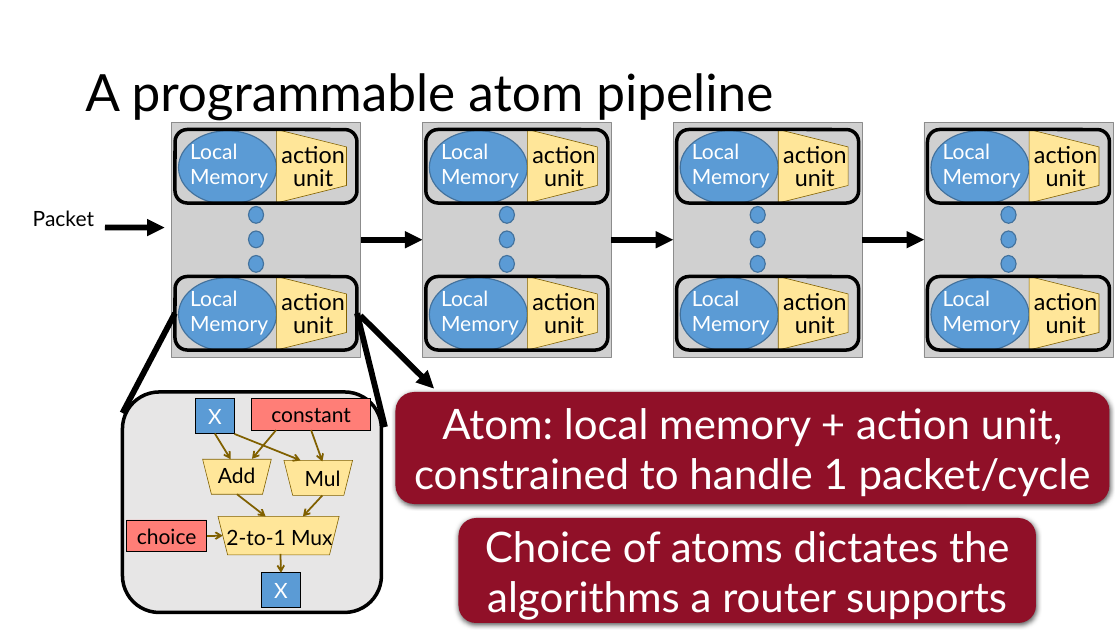
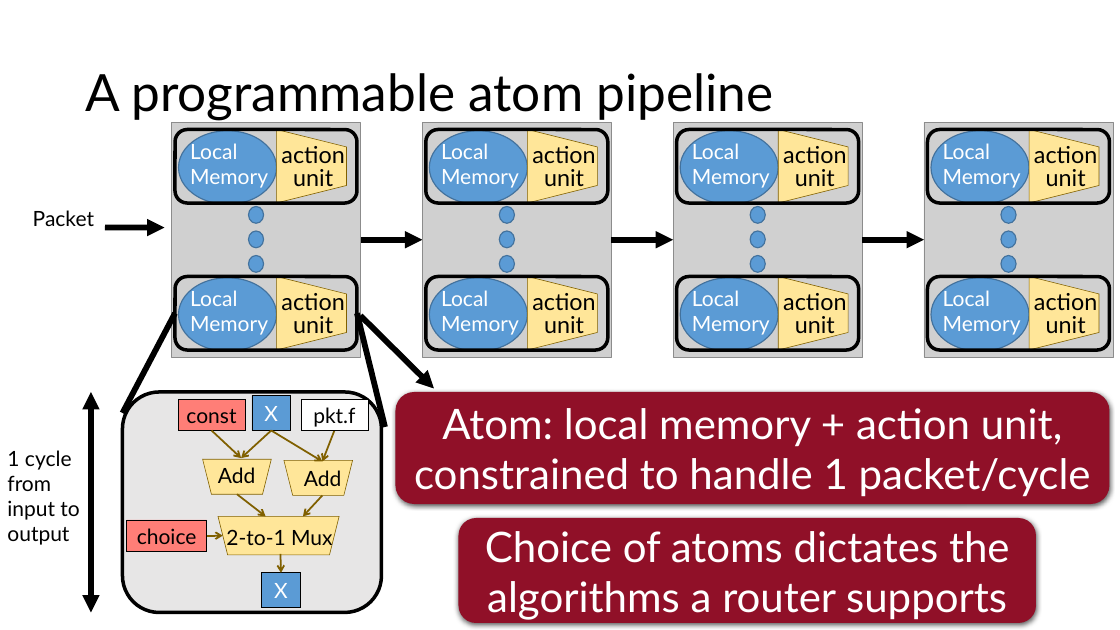
Before and after one commit to anirudhSK/pifo-domino-marple-ppts, a slide deck: slide 12 of combined_domino_pifo.pptx. Drawn at 1120x630 pixels with LibreOffice and Linux fonts; fonts in the diff are those of the drawing; grey boxes stand for pictures. Boxes give left, top, right and bottom in pixels: in the first picture for what was removed or moved away, otherwise in the second. Text is boxed around its words. In the diff, an @@ line names an element or a change of style, - is before the commit and + after.

Commit message:
More improvements to the fixed-function and atom pipelines

```diff
--- a/combined_domino_pifo.pptx
+++ b/combined_domino_pifo.pptx
@@ double arrow added from (91, 392) to (91, 613), #000000 5 pt @@
@@ rectangle "const": place and size @@
-rectangle "const" at <box>252,398,371,430</box>
+rectangle "const" at <box>178,399,245,431</box>
@@ text in rectangle at <box>186,409,236,423</box>: text changed @@
-constant
+const
@@ rectangle "X": place and size @@
-rectangle "X" at <box>196,398,234,434</box>
+rectangle "X" at <box>252,396,291,431</box>
@@ rectangle added at <box>301,399,368,431</box>, fill #FFFFFF, outline #000000 0.5 pt, 18 pt, text #000000 @@
+pkt.f
@@ arrow moved from (215, 434) - (231, 460) to (212, 430) - (241, 458) @@
@@ arrow moved from (276, 430) - (252, 459) to (271, 430) - (241, 458) @@
@@ arrow moved from (234, 434) - (301, 460) to (271, 430) - (323, 461) @@
@@ arrow moved from (311, 430) - (323, 461) to (334, 430) - (323, 461) @@
@@ text added at <box>7,450,79,545</box>, 18 pt, text #000000 @@
+1 cycle
+from
+input to
+output
@@ text at <box>304,470,341,486</box>: text changed @@
-Mul
+Add
```
Also in this commit, not shown: 3 other slides changed.
